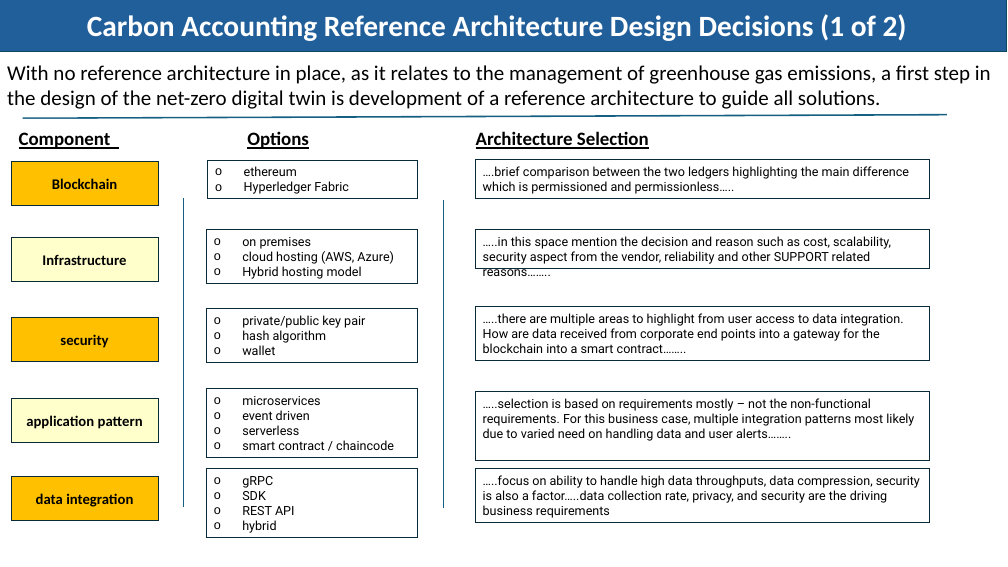
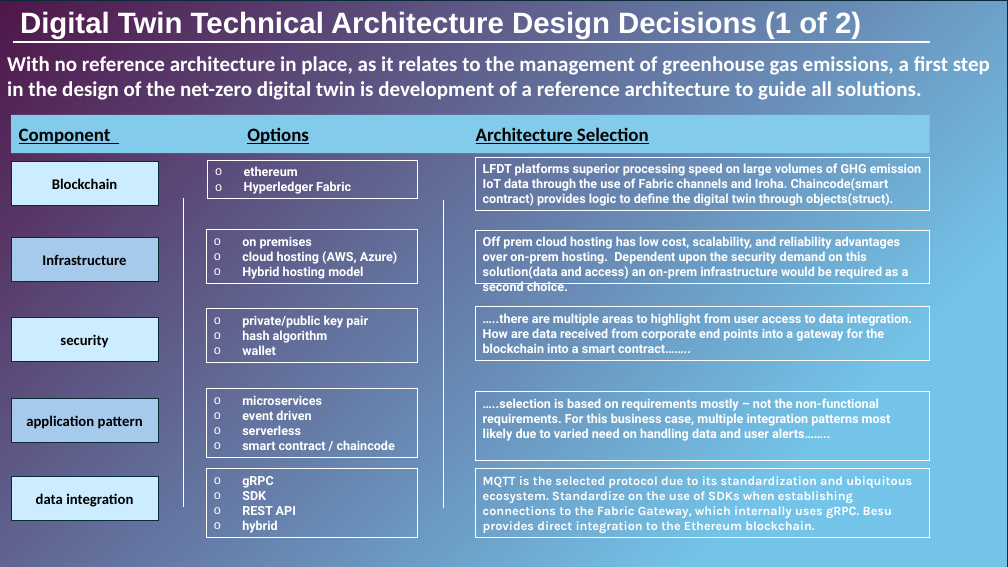
Before and after one commit to JSPApril/NZDT-Architecture, a slide deck: slide 35 of Net Zero Digital Twin-In Process - working copy.pptx (slide 34 before the commit). Drawn at 1008x567 pixels with LibreOffice and Linux fonts; fonts in the diff are those of the drawing. Boxes give left, top, right and bottom in pixels: in the first picture for what was removed or moved away, otherwise in the second. Text is boxed around its words. In the diff, an @@ line names an element or a change of style, - is before the commit and + after.

```diff
--- a/Net Zero Digital Twin-In Process - working copy.pptx
+++ b/Net Zero Digital Twin-In Process - working copy.pptx
@@ rectangle added at (0,1,1007,567), fill gradient #74C4E9 to #501649 to #A2D8F0, outline #092A39 1 pt @@
@@ text "Digital Twin Technical Architecture Design ...": place and size @@
-text "Digital Twin Technical Architecture Design ..." at (0,0,1007,51)
+text "Digital Twin Technical Architecture Design ..." at (20,11,861,39)
@@ text "Digital Twin Technical Architecture Design ..." at (20,11,861,39): vertical alignment middle to top; fill #215F9A to none; outline #104760 1 pt to none @@
@@ text at (20,11,861,39): text changed; font Calibri to Arial @@
-Carbon Accounting Reference Architecture Design Decisions (1 of 2)
+Digital Twin Technical Architecture Design Decisions (1 of 2)
@@ text "With no reference architecture in ...": place and size @@
-text "With no reference architecture in ..." at (7,65,991,109)
+text "With no reference architecture in ..." at (7,56,990,100)
@@ text "With no reference architecture in ..." at (7,56,990,100): text colour #000000 to #FFFFFF, bold on @@
@@ line moved from (948, 115) - (23, 118) to (13, 42) - (930, 42) @@
@@ line (13, 42) - (930, 42): stroke #156082 1.5 pt to #FFFFFF 1.5 pt @@
@@ rectangle "Component Options Architecture Selection": place and size @@
-rectangle "Component Options Architecture Selection" at (11,119,959,157)
+rectangle "Component Options Architecture Selection" at (11,115,930,154)
@@ rectangle "Component Options Architecture Selection" at (11,115,930,154): fill #FFFFFF to #83CBEB @@
@@ rectangle removed at (475,160,929,198) @@
-….brief comparison between the two ledgers highlighting the main difference which is permissioned and permissionless…..
@@ rectangle added at (475,157,929,211), outline #FFFFFF 0.75 pt, 12 pt, text #FFFFFF, bold @@
+LFDT platforms superior processing speed on large volumes of GHG emission IoT data through the use of Fabric channels and Iroha. Chaincode(smart contract) provides logic to define the digital twin through objects(struct).
@@ line (184, 507) - (184, 198): stroke #156082 1.5 pt to #FFFFFF 1.5 pt @@
@@ line (444, 509) - (444, 200): stroke #156082 1.5 pt to #FFFFFF 1.5 pt @@
@@ rectangle "Infrastructure" at (11,237,158,281): fill #FFFFCC to #A6CAEC @@
@@ rectangle removed at (475,230,929,268) @@
-…..in this space mention the decision and reason such as cost, scalability, security aspect from the vendor, reliability and other SUPPORT related reasons……..
@@ rectangle added at (475,230,929,284), outline #FFFFFF 0.75 pt, 12 pt, text #FFFFFF, bold @@
+Off prem cloud hosting has low cost, scalability, and reliability advantages over on-prem hosting. Dependent upon the security demand on this solution(data and access) an on-prem infrastructure would be required as a second choice.
@@ rectangle "application pattern" at (11,399,158,442): fill #FFFFCC to #A6CAEC @@
@@ fill #FFC000 to #CCECFF in 3 elements at (11,161,158,205), (11,318,158,361), (11,477,158,521) @@
@@ text colour #000000 to #FFFFFF, bold on; outline #092A39 0.75 pt to #FFFFFF 0.75 pt in 7 elements at (208,160,417,198), (206,230,417,284), (206,309,417,363), (475,307,929,361), (206,389,417,457), (475,392,929,461), (206,469,417,538) @@
@@ rectangle removed at (475,469,929,523) @@
-…..focus on ability to handle high data throughputs, data compression, security is also a factor…..data collection rate, privacy, and security are the driving business requirements
@@ rectangle added at (475,469,929,538), outline #FFFFFF 0.75 pt, 12 pt, text #FFFFFF, bold @@
+MQTT is the selected protocol due to its standardization and ubiquitous ecosystem. Standardize on the use of SDKs when establishing connections to the Fabric Gateway, which internally uses gRPC. Besu provides direct integration to the Ethereum blockchain.
```
Also in this commit, not shown: 9 other slides changed, 16 slides added, 1 other file.
